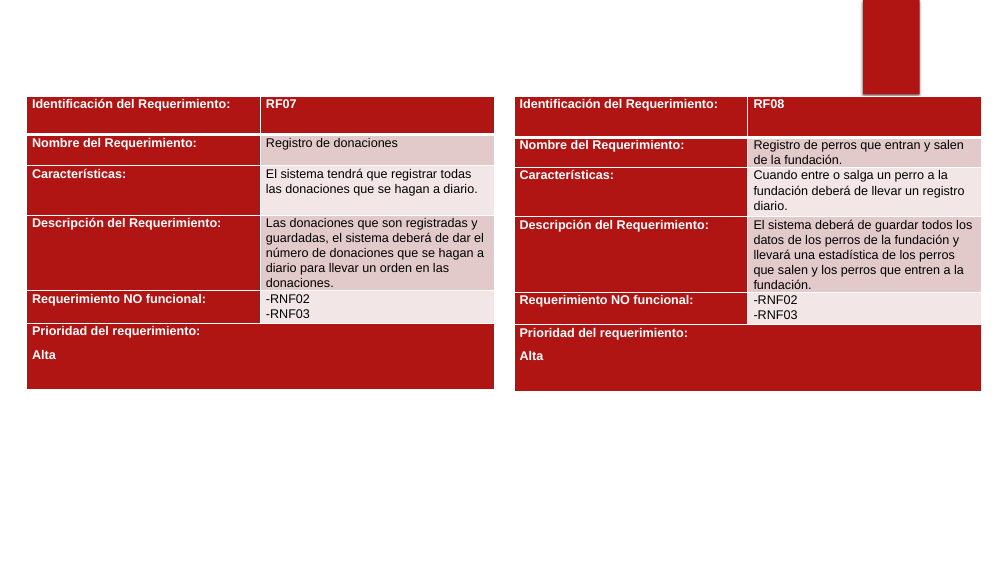
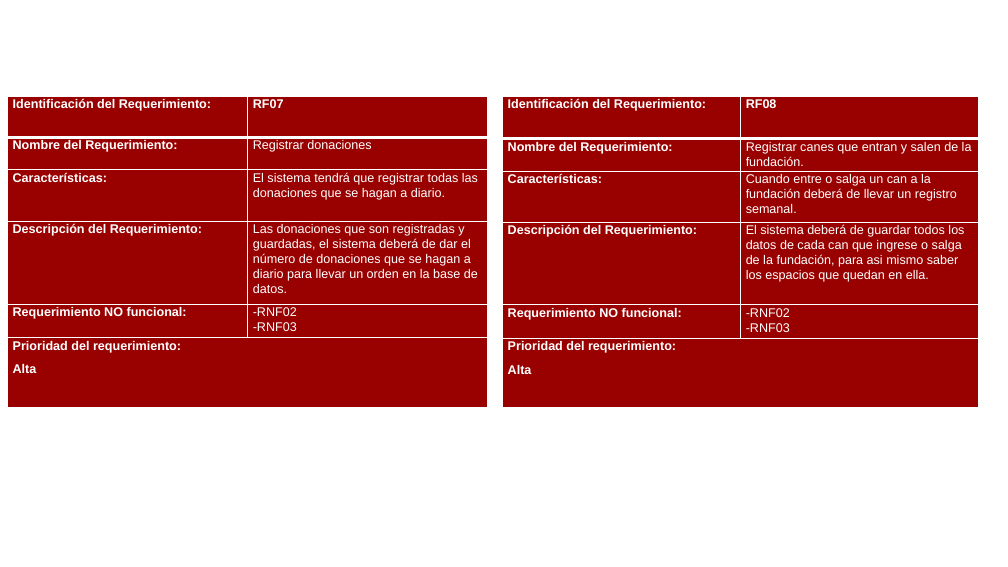
Before and after one commit to ValentinaB13/Proyecto, a slide deck: slide 21 of Guard Dogs Proyecto.pptx (slide 15 before the commit). Drawn at 1008x567 pixels with LibreOffice and Linux fonts; fonts in the diff are those of the drawing; background and template pictures are left out. Boxes give left, top, right and bottom in pixels: in the first picture for what was removed or moved away, otherwise in the second. Text is boxed around its words. In the diff, an @@ line names an element or a change of style, - is before the commit and + after.

```diff
--- a/Guard Dogs Proyecto.pptx
+++ b/Guard Dogs Proyecto.pptx
@@ rectangle removed at box(863, 0, 920, 95) @@
@@ table at box(7, 96, 488, 377) @@
-row 2, column 2: Registro de donaciones
+row 2, column 2: Registrar donaciones
-row 4, column 2: Las donaciones que son registradas y guardadas, el sistema deberá de dar el número de donaciones que se hagan a diario para llevar un orden en las donaciones.
+row 4, column 2: Las donaciones que son registradas y guardadas, el sistema deberá de dar el número de donaciones que se hagan a diario para llevar un orden en la base de datos.
@@ fill #B01513 to #990000 in 7 cells @@
@@ fill #E3CACA to #990000 in 2 cells @@
@@ fill #F2E7E6 to #990000 in 2 cells @@
@@ text colour #000000 to #FFFFFF in "El sistema tendrá que registrar todas las ...", "-RNF02 -RNF03" @@
@@ table: place and size @@
-table at box(26, 96, 494, 363)
+table at box(7, 96, 488, 377)
@@ table at box(502, 96, 979, 378) @@
-row 2, column 2: Registro de perros que entran y salen de la fundación.
+row 2, column 2: Registrar canes que entran y salen de la fundación.
-row 3, column 2: Cuando entre o salga un perro a la fundación deberá de llevar un registro diario.
+row 3, column 2: Cuando entre o salga un can a la fundación deberá de llevar un registro semanal.
-row 4, column 2: El sistema deberá de guardar todos los datos de los perros de la fundación y llevará una estadística de los perros que salen y los perros que entren a la fundación.
+row 4, column 2: El sistema deberá de guardar todos los datos de cada can que ingrese o salga de la fundación, para asi mismo saber los espacios que quedan en ella.
@@ fill #B01513 to #990000 in 7 cells @@
@@ fill #E3CACA to #990000 in 2 cells @@
@@ fill #F2E7E6 to #990000 in 2 cells @@
@@ text colour #000000 to #FFFFFF in "-RNF02 -RNF03" @@
@@ table: place and size @@
-table at box(514, 96, 982, 364)
+table at box(502, 96, 979, 378)
@@ ellipse removed at box(712, 138, 944, 371) @@
```
Also in this commit, not shown: 17 other slides changed, 13 slides added, 7 slides removed.
